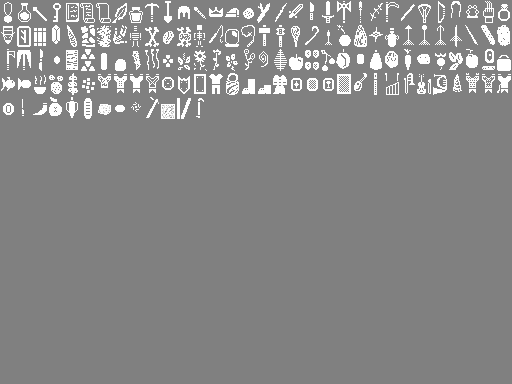
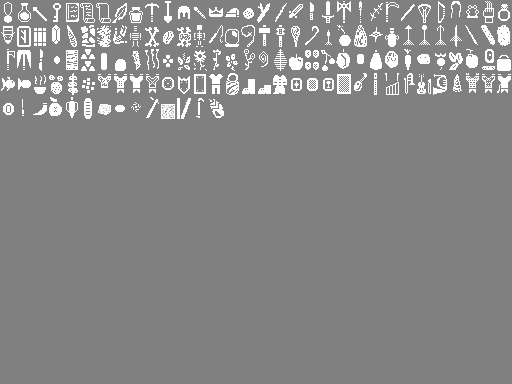
Layers edited between the first and the second w=512, h=384 image:
painted on "Background" over (x1=209, y1=99, x2=224, y2=118)
